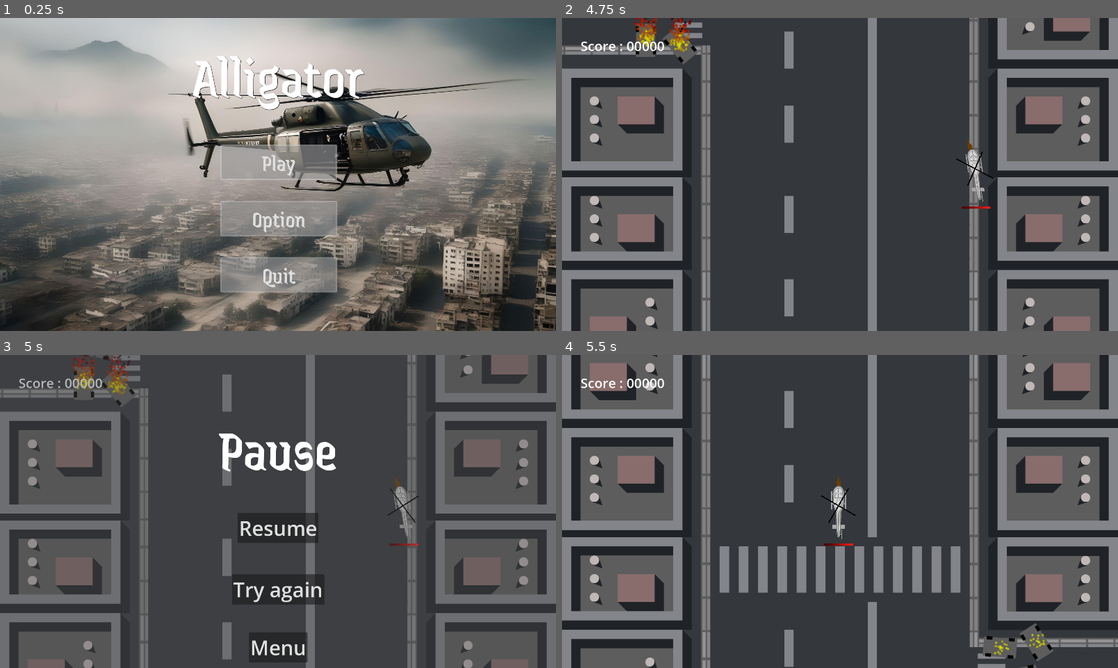
Above: before the commit, frames 1-4 (two rows, left to right).
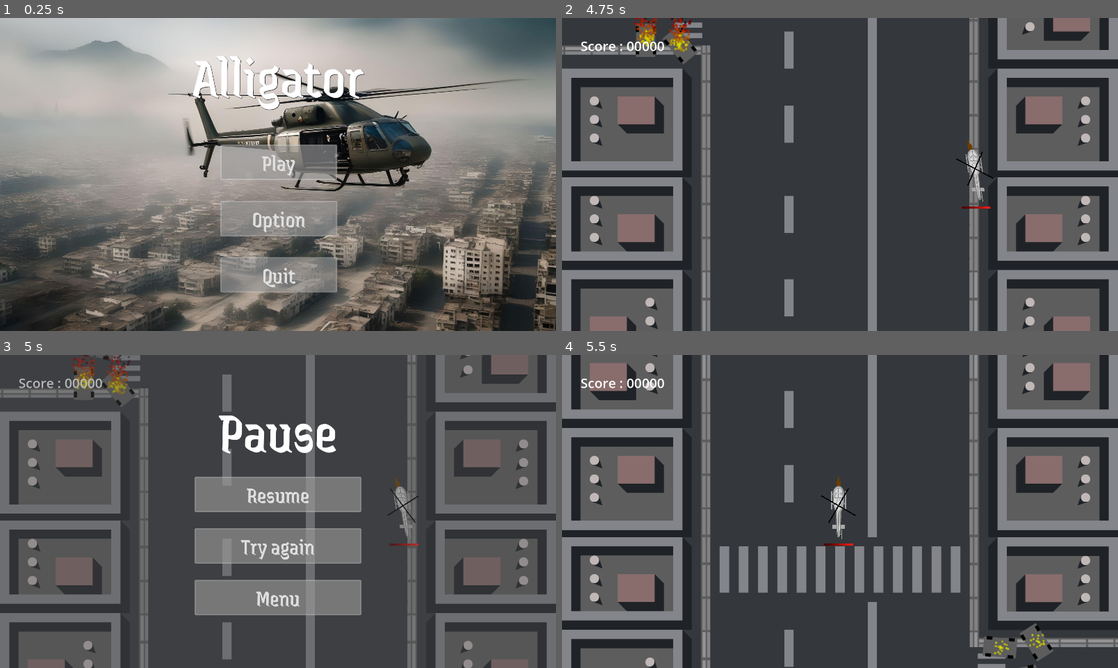
Above: after the commit, the same moments.

Repository: gargamal/alligator
Game: Godot game, scene res://Scene_Switcher/Menu/Menu.tscn
The game is run twice, just before and just after one commit, with the same random seed, the same clock (stepped at 60 frames per second) and the same inputs. Sound files missing from this copy of the repository are replaced by a short silence.
Inputs:
- Up to frame 1 (0.25 s): no input
- Up to frame 2 (4.75 s): click "Play" at 0.5 s; tap Enter at 1.25 s; hold Right (ui_right) 1.28-2.03 s; hold Down (ui_down) 2.03-2.78 s; hold Right (ui_right) 2.78-3.53 s; hold Up (ui_up) 3.53-4.28 s; hold Left (ui_left) from 4.28 s (still down)
- Up to frame 3 (5 s): keep holding Left (ui_left); tap Escape (pause_game) at 4.9 s
- Up to frame 4 (5.5 s): release Left (ui_left) at 5 s; click "Try again" at 5 s

Frames 1-2 are identical in both runs. In frame 3, 14% of the frame differs, in the area x 35-65%, y 19-99%; in frame 4, nothing differs.

Commit message:
up : music level / menu in game

Diff:
--- a/Scene_Switcher/Menu/Menu.gd
+++ b/Scene_Switcher/Menu/Menu.gd
@@ -6,6 +6,7 @@
 
 
 func _ready():
+	DisplayServer.mouse_set_mode(DisplayServer.MOUSE_MODE_VISIBLE)
 	$Menu_Main.visible = true
 	$Menu_Option.visible = false
 
--- a/Scene_Switcher/Menu/Menu.tscn
+++ b/Scene_Switcher/Menu/Menu.tscn
@@ -2,7 +2,7 @@
 
 [ext_resource type="Script" path="res://Scene_Switcher/Menu/Menu.gd" id="1_k6tvs"]
 [ext_resource type="PackedScene" uid="uid://dp40vwkohdugx" path="res://Scene_Switcher/Menu/Menu_main.tscn" id="2_37hr6"]
-[ext_resource type="AudioStream" uid="uid://dqw5x4g412tto" path="res://Scene_Switcher/Music/Bass Buzzer Royalty Free Music.mp3" id="2_awlfh"]
+[ext_resource type="AudioStream" uid="uid://dqw5x4g412tto" path="res://Scene_Switcher/Music/Bass Buzzer Menu.mp3" id="2_awlfh"]
 [ext_resource type="PackedScene" uid="uid://bfmlye4wts18l" path="res://Scene_Switcher/Menu/menu_option.tscn" id="3_tmrx5"]
 [ext_resource type="PackedScene" uid="uid://dxxbhcjgkxilc" path="res://Scene_Switcher/mouse_sound.tscn" id="5_3figy"]
 
--- /dev/null
+++ b/Scene_Switcher/Menu/hud_score.gd
@@ -0,0 +1,12 @@
+extends CanvasLayer
+class_name Hud_Score
+
+
+# Called when the node enters the scene tree for the first time.
+func _ready():
+	pass # Replace with function body.
+
+
+# Called every frame. 'delta' is the elapsed time since the previous frame.
+func _process(delta):
+	pass
--- /dev/null
+++ b/Scene_Switcher/Menu/hud_score.tscn
@@ -0,0 +1,23 @@
+[gd_scene load_steps=2 format=3 uid="uid://b152stqnpng2k"]
+
+[ext_resource type="Script" path="res://Scene_Switcher/Menu/hud_score.gd" id="1_xntjc"]
+
+[node name="hud_score" type="CanvasLayer"]
+script = ExtResource("1_xntjc")
+
+[node name="Score" type="Control" parent="."]
+layout_mode = 3
+anchors_preset = 15
+anchor_right = 1.0
+anchor_bottom = 1.0
+grow_horizontal = 2
+grow_vertical = 2
+
+[node name="Score_Label" type="Label" parent="Score"]
+layout_mode = 0
+offset_left = 64.0
+offset_top = 64.0
+offset_right = 224.0
+offset_bottom = 128.0
+theme_override_font_sizes/font_size = 46
+text = "Score : "
--- /dev/null
+++ b/Scene_Switcher/Menu/menu_in_game.gd
@@ -0,0 +1,40 @@
+extends CanvasLayer
+class_name Menu_In_Game
+
+
+@export var title_name :String = "Pause" : set = set_title_name
+
+@onready var game_over_label = $Game_Over/line/Game_Over_Label
+@onready var mouse_sound = $mouse_sound
+
+
+func _ready():
+	mouse_sound.is_playable = false
+
+
+func set_title_name(new_title_name :String):
+	title_name = new_title_name
+	game_over_label.text = title_name
+
+
+func _on_visibility_changed():
+	if is_inside_tree():
+		DisplayServer.mouse_set_mode(DisplayServer.MOUSE_MODE_VISIBLE if visible else DisplayServer.MOUSE_MODE_HIDDEN)
+		get_tree().paused = visible
+		mouse_sound.is_playable = visible
+
+
+func _on_button_retry_pressed():
+	if is_inside_tree():
+		get_tree().paused = false
+		get_tree().reload_current_scene()
+
+
+func _on_button_menu_pressed():
+	if is_inside_tree():
+		get_tree().paused = false
+		get_tree().change_scene_to_file("res://Scene_Switcher/Menu/Menu.tscn")
+
+
+func _on_button_resume_pressed():
+	visible = false
--- /dev/null
+++ b/Scene_Switcher/Menu/menu_in_game.tscn
@@ -0,0 +1,70 @@
+[gd_scene load_steps=4 format=3 uid="uid://djag0ihwlgjgf"]
+
+[ext_resource type="Script" path="res://Scene_Switcher/Menu/menu_in_game.gd" id="1_jwc8d"]
+[ext_resource type="Theme" uid="uid://bae841tqt1b6d" path="res://Scene_Switcher/alligator_theme.tres" id="1_w6nq3"]
+[ext_resource type="PackedScene" uid="uid://dxxbhcjgkxilc" path="res://Scene_Switcher/mouse_sound.tscn" id="3_ma6md"]
+
+[node name="Game_Over" type="CanvasLayer"]
+process_mode = 3
+script = ExtResource("1_jwc8d")
+
+[node name="ColorRect" type="ColorRect" parent="."]
+anchors_preset = 15
+anchor_right = 1.0
+anchor_bottom = 1.0
+grow_horizontal = 2
+grow_vertical = 2
+color = Color(0.29219, 0.29219, 0.29219, 0.392157)
+
+[node name="Game_Over" type="MarginContainer" parent="."]
+anchors_preset = 15
+anchor_right = 1.0
+anchor_bottom = 1.0
+grow_horizontal = 2
+grow_vertical = 2
+theme = ExtResource("1_w6nq3")
+theme_override_constants/margin_left = 512
+theme_override_constants/margin_top = 128
+theme_override_constants/margin_right = 512
+theme_override_constants/margin_bottom = 128
+
+[node name="line" type="VBoxContainer" parent="Game_Over"]
+layout_mode = 2
+theme_override_constants/separation = 32
+
+[node name="Game_Over_Label" type="Label" parent="Game_Over/line"]
+layout_mode = 2
+theme_override_font_sizes/font_size = 200
+text = "GAME OVER"
+horizontal_alignment = 1
+vertical_alignment = 1
+
+[node name="btn_marg" type="MarginContainer" parent="Game_Over/line"]
+layout_mode = 2
+theme_override_constants/margin_left = 192
+theme_override_constants/margin_right = 192
+
+[node name="btns" type="VBoxContainer" parent="Game_Over/line/btn_marg"]
+layout_mode = 2
+theme_override_constants/separation = 64
+
+[node name="Button_Resume" type="Button" parent="Game_Over/line/btn_marg/btns"]
+layout_mode = 2
+text = "Resume"
+
+[node name="Button_Retry" type="Button" parent="Game_Over/line/btn_marg/btns"]
+layout_mode = 2
+text = "Try again
+"
+icon_alignment = 1
+
+[node name="Button_Menu" type="Button" parent="Game_Over/line/btn_marg/btns"]
+layout_mode = 2
+text = "Menu"
+
+[node name="mouse_sound" parent="." instance=ExtResource("3_ma6md")]
+
+[connection signal="visibility_changed" from="." to="." method="_on_visibility_changed"]
+[connection signal="pressed" from="Game_Over/line/btn_marg/btns/Button_Resume" to="." method="_on_button_resume_pressed"]
+[connection signal="pressed" from="Game_Over/line/btn_marg/btns/Button_Retry" to="." method="_on_button_retry_pressed"]
+[connection signal="pressed" from="Game_Over/line/btn_marg/btns/Button_Menu" to="." method="_on_button_menu_pressed"]
--- a/Scene_Switcher/enemy/Boss/Boss.gd
+++ b/Scene_Switcher/enemy/Boss/Boss.gd
@@ -35,7 +35,7 @@
 
 			previous_enemy_state = enemy_state
 
-func rotation_animation(delta :float, direction :Vector2):
+func rotation_animation(_delta :float, _direction :Vector2):
 	if insight_shoot.is_colliding() and insight_shoot.get_collider() is Player:
 		pass
 	else :
--- a/Scene_Switcher/level/game_level.gd
+++ b/Scene_Switcher/level/game_level.gd
@@ -3,7 +3,7 @@
 
 const HEIGHT :int = 1080
 const max_dist_diedbody :int = 3000
-const KILL_LIMIT_TO_CALL_BOSS :int = 5
+const KILL_LIMIT_TO_CALL_BOSS :int = 15
 
 @onready var level :Node2D = $level
 @onready var player = $player/player
@@ -14,8 +14,8 @@
 @onready var bullet = $bullet
 @onready var drop_item = $drop_item
 @onready var score_label = $Score/Score/Score_Label
-@onready var game_over = $Game_Over/Game_Over
-@onready var game_over_label = $Game_Over/Game_Over/Game_Over_Label
+@onready var game_over = $Game_Over
+
 
 @export var level_scene_1 :PackedScene
 @export var level_scene_2 :PackedScene
@@ -42,6 +42,7 @@
 var nb_kill :int = 0
 
 func _ready():
+	DisplayServer.mouse_set_mode(DisplayServer.MOUSE_MODE_HIDDEN)
 	for child_level in level.get_children():
 		child_level.connect("spawn_new_level", _on_spawn_new_level)
 		child_level.connect("block_last_level", _on_block_last_level)
@@ -74,6 +75,9 @@
 
 	game = App_Game.load_game()
 	_on_add_point(0)
+	game_over.visible = false
+	player.set_life(player.life_max)
+
 
 func _on_spawn_new_level(actual_level :Node2D):
 	var level_scene :PackedScene = level_scene_instianble[rng.randi_range(0, level_scene_instianble.size() - 1)]
@@ -150,31 +154,15 @@
 					child_level.boss_can_spawn = true
 
 func _on_player_dead():
-	game_over_label.text = "GAME OVER"
-	game_over.show()
-	get_tree().paused = true
-
-
-func _on_button_retry_pressed():
-	get_tree().paused = false
-	get_tree().reload_current_scene()
-	player.set_life(player.life_max)
-
-
-func _on_button_menu_pressed():
-	get_tree().paused = false
-	get_tree().change_scene_to_file("res://Scene_Switcher/Menu/Menu.tscn")
+	game_over.title_name = "GAME OVER"
+	game_over.visible = true
+
 
 func _input(_event):
 	if Input.is_action_pressed("pause_game"):
-		game_over_label.text = "Pause"
-		game_over.show()
-		get_tree().paused = true
-
-
-func _on_button_resume_pressed():
-	get_tree().paused = false
-	game_over.hide()
+		game_over.title_name = "Pause"
+		game_over.visible = true
+
 
 func _on_spawn_boss_level(actual_level :Node2D):
 	if actual_level.next is Level_Boss or actual_level is Level_Boss:
--- a/Scene_Switcher/level/game_level.tscn
+++ b/Scene_Switcher/level/game_level.tscn
@@ -7,8 +7,9 @@
 [ext_resource type="PackedScene" uid="uid://gnh2y3rvcs5f" path="res://Scene_Switcher/level/level_boss.tscn" id="3_3ci3x"]
 [ext_resource type="PackedScene" uid="uid://b3xdhj1rkw75f" path="res://Scene_Switcher/level/level_A2.tscn" id="3_yqq5o"]
 [ext_resource type="PackedScene" uid="uid://cuj3f472e368v" path="res://Scene_Switcher/camera/camera.tscn" id="4_6heqf"]
-[ext_resource type="AudioStream" uid="uid://drwj3b4m27tgw" path="res://Scene_Switcher/Music/Bass Buzzer Royalty Free Music.mp3" id="6_4wxsg"]
-[ext_resource type="FontFile" uid="uid://ddghf1ebrhw7u" path="res://Scene_Switcher/Menu/asset/Font/Jaini/Jaini-Regular.ttf" id="6_ta40m"]
+[ext_resource type="PackedScene" uid="uid://djag0ihwlgjgf" path="res://Scene_Switcher/Menu/menu_in_game.tscn" id="8_80n6j"]
+[ext_resource type="PackedScene" uid="uid://b152stqnpng2k" path="res://Scene_Switcher/Menu/hud_score.tscn" id="8_qq12p"]
+[ext_resource type="PackedScene" uid="uid://b3we2oloqwtt0" path="res://Scene_Switcher/level/music_in_game.tscn" id="9_0okr8"]
 
 [node name="game_level" type="Node2D"]
 script = ExtResource("1_qdoty")
@@ -53,96 +54,13 @@
 wait_time = 0.5
 autostart = true
 
-[node name="Score" type="CanvasLayer" parent="."]
+[node name="Score" parent="." instance=ExtResource("8_qq12p")]
 
-[node name="Score" type="Control" parent="Score"]
-layout_mode = 3
-anchors_preset = 15
-anchor_right = 1.0
-anchor_bottom = 1.0
-grow_horizontal = 2
-grow_vertical = 2
+[node name="Game_Over" parent="." instance=ExtResource("8_80n6j")]
+visible = false
 
-[node name="Score_Label" type="Label" parent="Score/Score"]
-layout_mode = 0
-offset_left = 64.0
-offset_top = 64.0
-offset_right = 224.0
-offset_bottom = 128.0
-theme_override_font_sizes/font_size = 46
-text = "Score : "
-
-[node name="Game_Over" type="CanvasLayer" parent="."]
+[node name="music_in_game" parent="." instance=ExtResource("9_0okr8")]
 process_mode = 3
-
-[node name="Game_Over" type="Control" parent="Game_Over"]
-visible = false
-layout_mode = 3
-anchors_preset = 15
-anchor_right = 1.0
-anchor_bottom = 1.0
-grow_horizontal = 2
-grow_vertical = 2
-
-[node name="ColorRect" type="ColorRect" parent="Game_Over/Game_Over"]
-layout_mode = 1
-anchors_preset = 15
-anchor_right = 1.0
-anchor_bottom = 1.0
-grow_horizontal = 2
-grow_vertical = 2
-color = Color(0.29219, 0.29219, 0.29219, 0.392157)
-
-[node name="Game_Over_Label" type="Label" parent="Game_Over/Game_Over"]
-layout_mode = 0
-offset_left = 581.0
-offset_top = 190.0
-offset_right = 1339.0
-offset_bottom = 454.0
-theme_override_fonts/font = ExtResource("6_ta40m")
-theme_override_font_sizes/font_size = 200
-text = "GAME OVER"
-horizontal_alignment = 1
-vertical_alignment = 1
-
-[node name="Button_Retry" type="Button" parent="Game_Over/Game_Over"]
-layout_mode = 0
-offset_left = 801.0
-offset_top = 757.0
-offset_right = 1120.0
-offset_bottom = 861.0
-theme_override_font_sizes/font_size = 70
-text = "Try again
-"
-icon_alignment = 1
-
-[node name="Button_Menu" type="Button" parent="Game_Over/Game_Over"]
-layout_mode = 0
-offset_left = 860.0
-offset_top = 957.0
-offset_right = 1061.0
-offset_bottom = 1061.0
-theme_override_font_sizes/font_size = 70
-text = "Menu"
-
-[node name="Button_Resume" type="Button" parent="Game_Over/Game_Over"]
-layout_mode = 0
-offset_left = 821.0
-offset_top = 545.0
-offset_right = 1099.0
-offset_bottom = 649.0
-theme_override_font_sizes/font_size = 70
-text = "Resume"
-
-[node name="AudioStreamPlayer" type="AudioStreamPlayer" parent="."]
-process_mode = 3
-stream = ExtResource("6_4wxsg")
-volume_db = -20.0
-autoplay = true
-bus = &"Music"
 
 [connection signal="i_am_dead" from="player/player" to="." method="_on_player_dead"]
 [connection signal="timeout" from="clear" to="." method="_on_clear_timeout"]
-[connection signal="pressed" from="Game_Over/Game_Over/Button_Retry" to="." method="_on_button_retry_pressed"]
-[connection signal="pressed" from="Game_Over/Game_Over/Button_Menu" to="." method="_on_button_menu_pressed"]
-[connection signal="pressed" from="Game_Over/Game_Over/Button_Resume" to="." method="_on_button_resume_pressed"]
--- /dev/null
+++ b/Scene_Switcher/level/music_in_game.gd
@@ -0,0 +1,16 @@
+extends Node
+class_name Music_In_Game
+
+var idx_child_music :int = 0
+
+func _ready():
+	await get_tree().create_timer(0.2).timeout
+	get_child(idx_child_music).play()
+
+
+func _on_music_finished():
+	idx_child_music += 1
+	idx_child_music = idx_child_music if idx_child_music < get_child_count() else 0
+
+	await get_tree().create_timer(0.5).timeout
+	get_child(idx_child_music).play()
--- /dev/null
+++ b/Scene_Switcher/level/music_in_game.tscn
@@ -0,0 +1,28 @@
+[gd_scene load_steps=5 format=3 uid="uid://b3we2oloqwtt0"]
+
+[ext_resource type="AudioStream" uid="uid://giy78ru6f4hn" path="res://Scene_Switcher/Music/Amygdala Hijack_130 BPM_Loop.mp3" id="1_eepsh"]
+[ext_resource type="Script" path="res://Scene_Switcher/level/music_in_game.gd" id="1_xkblt"]
+[ext_resource type="AudioStream" uid="uid://co03t8hjo7coo" path="res://Scene_Switcher/Music/Dead End_172 BPM_Loop.mp3" id="2_3mmtn"]
+[ext_resource type="AudioStream" uid="uid://bdo1cfgq7vm30" path="res://Scene_Switcher/Music/The Psychic 2_141 BPM_Loop.mp3" id="3_choh4"]
+
+[node name="music_in_game" type="Node"]
+script = ExtResource("1_xkblt")
+
+[node name="music_1" type="AudioStreamPlayer" parent="."]
+stream = ExtResource("1_eepsh")
+volume_db = -17.0
+bus = &"Music"
+
+[node name="music_2" type="AudioStreamPlayer" parent="."]
+stream = ExtResource("2_3mmtn")
+volume_db = -17.0
+bus = &"Music"
+
+[node name="music_3" type="AudioStreamPlayer" parent="."]
+stream = ExtResource("3_choh4")
+volume_db = -17.0
+bus = &"Music"
+
+[connection signal="finished" from="music_1" to="." method="_on_music_finished"]
+[connection signal="finished" from="music_2" to="." method="_on_music_finished"]
+[connection signal="finished" from="music_3" to="." method="_on_music_finished"]
--- a/Scene_Switcher/player/player.tscn
+++ b/Scene_Switcher/player/player.tscn
@@ -174,6 +174,7 @@
 offset = Vector2(0, 29.5082)
 
 [node name="col" type="CollisionPolygon2D" parent="."]
+visible = false
 polygon = PackedVector2Array(0, -93, -28, -74, -28, -7, -13, 2, -12, 44, -24, 44, -24, 61, -11, 96, 13, 96, 23, 57, 23, 44, 10, 44, 11, 3, 29, -8, 28, -73)
 
 [node name="AnimatedSprite2D" type="AnimationPlayer" parent="."]
Not shown: 1 places in Scene_Switcher/level/game_level.tscn that only renumber resources
Not shown, changed: README.md
Not shown, added: Scene_Switcher/Music/Amygdala Hijack_130 BPM_Loop.mp3
Not shown, added: Scene_Switcher/Music/Bass Buzzer Menu.mp3
Not shown, removed: Scene_Switcher/Music/Bass Buzzer Royalty Free Music.mp3
Not shown, added: Scene_Switcher/Music/Dead End_172 BPM_Loop.mp3
Not shown, added: Scene_Switcher/Music/The Psychic 2_141 BPM_Loop.mp3
